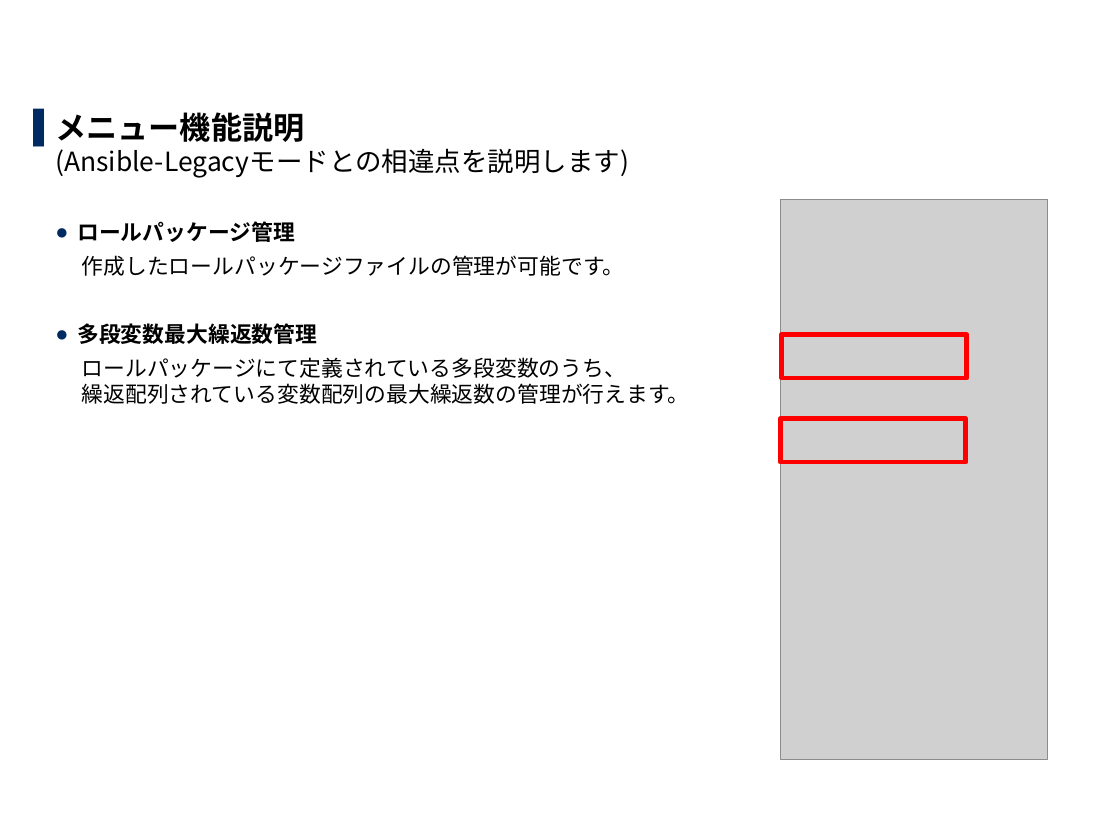
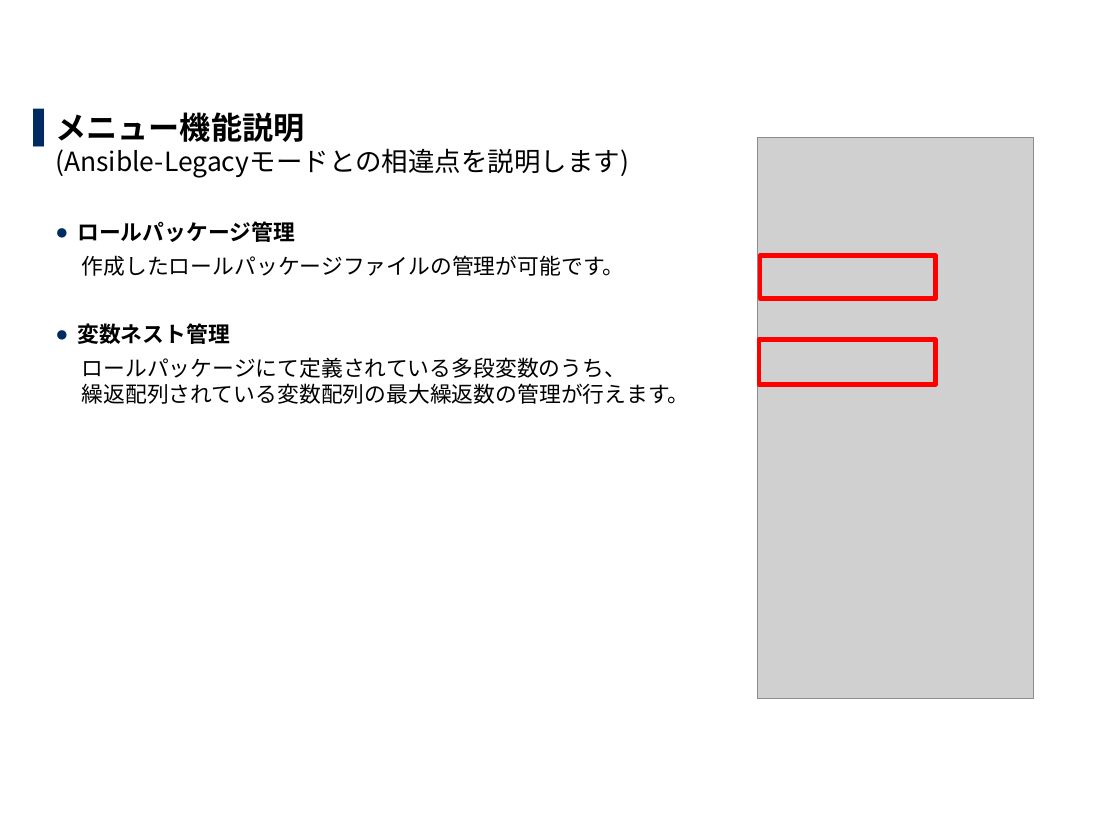
Before and after one commit to exastro-suite/it-automation-docs, a slide deck: slide 17 of asset/Learn_ja/ITA-Ansible-Driver_ja.pptx. Drawn at 1120x840 pixels with LibreOffice and Linux fonts; fonts in the diff are those of the drawing; grey boxes stand for pictures; background and template pictures are left out. Boxes give left, top, right and bottom in pixels: in the first picture for what was removed or moved away, otherwise in the second. Text is boxed around its words. In the diff, an @@ line names an element or a change of style, - is before the commit and + after.

```diff
--- a/asset/Learn_ja/ITA-Ansible-Driver_ja.pptx
+++ b/asset/Learn_ja/ITA-Ansible-Driver_ja.pptx
@@ picture resized from (x1=781, y1=199, x2=1048, y2=759) to (x1=757, y1=138, x2=1033, y2=699) @@
@@ rectangle resized from (x1=782, y1=335, x2=967, y2=379) to (x1=760, y1=255, x2=935, y2=299) @@
@@ text at (x1=77, y1=323, x2=230, y2=344): text changed @@
-  ● 多段変数最大繰返数管理
+  ● 変数ネスト管理
@@ rectangle resized from (x1=781, y1=419, x2=965, y2=463) to (x1=759, y1=339, x2=936, y2=384) @@
```
Also in this commit, not shown: 2 other slides changed, 1 other file.
